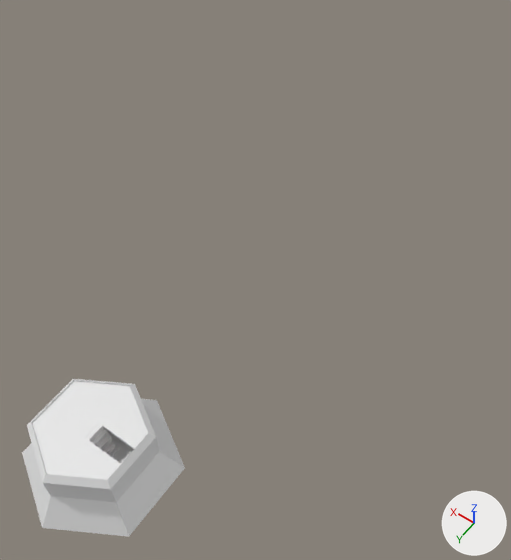
Before and after pictures for a commit that changed the FBX model Assets/Meshes/game level 1.fbx.
Rendered twice from a camera (50 mm lens) standing at (-5.39, 2.74, 11.91) and looking at (0.4, -5.36, -0.82). Lighting does not change. The marker at lower right points along +X, +Y and +Z. Where no turn or scale is listed for an object, it has been applied to the vertices.

In view in the first picture: 'Top-0', 'Top-1', 'Tower Outer Walls', 'Tower Outer Walls.001', 'Tower Stairs'.
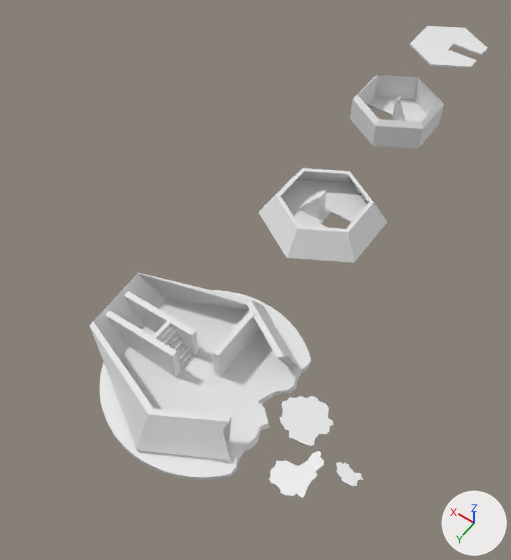
The change, as a list of edits to the scene's bpy script:
```text
Change ob_top_0:
    ob_top_0.location: (0.01, -0.03, -0.79) -> (0.01, -10.86, -1.48)
    ob_top_0.rotation_euler: (0.0, 0.0, 0.0) -> (0.0, 0.0, 3.142)  # degrees (0, 0, 0) -> degrees (0, 0, 180)
Change ob_tower_stairs_001:
    ob_tower_stairs_001.location: (-0.581, 0.0, 0.387) -> (-2.352, -8.012, -1.623)
    ob_tower_stairs_001.scale: (0.541, 0.685, 1.26) -> (1.14, 3.03, 1.79)
Change ob_tower_outer_walls:
    ob_tower_outer_walls.location: (0.01, -0.03, 0.27) -> (0.01, -10.86, 0.27)
Change ob_tower_stairs:
    ob_tower_stairs.location: (0.58, -0.03, -1.28) -> (0.67, -10.86, -1.28)
Change ob_tower_outer_walls_001:
    ob_tower_outer_walls_001.location: (0.01, -0.03, 0.27) -> (-0.02, -7.49, 0.27)
Change ob_top_1_001:
    ob_top_1_001.location: (0.01, -0.03, -2.03) -> (-0.02, -7.49, -2.03)
Change ob_top_1:
    ob_top_1.location: (0.01, -0.03, -1.46) -> (0.01, -10.86, -1.46)
Add ob_top_0_001:
    ob_top_0_001 = bpy.data.objects.new('Top-0.001', me_cylinder_010)  # 32 vertices, 24 faces; spans x -0.88..0.88, y -1.01..1.01, z 1.71..1.76
    ob_top_0_001.location = (0.01, -13.61, -0.81)
Add ob_tower_stairs_003:
    ob_tower_stairs_003 = bpy.data.objects.new('Tower Stairs.003', me_cylinder_008)  # 40 vertices, 30 faces; spans x 1.062..1.543, y -0.149..0.16, z 1.543..2.23
    ob_tower_stairs_003.location = (-1.03, -7.49, -1.83)
Add ob_cylinder_003:
    ob_cylinder_003 = bpy.data.objects.new('Cylinder.003', me_cylinder_016)  # 72 vertices, 38 faces; spans x -0.277..0.299, y -0.129..0.264, z -0.428..0.097
    ob_cylinder_003.location = (-3.69, -2.74, -1.04)
Add ob_top_1_003:
    ob_top_1_003 = bpy.data.objects.new('Top-1.003', me_cylinder_012)  # 32 vertices, 24 faces; spans x -1.27..1.27, y -1.47..1.47, z 1.71..1.76
    ob_top_1_003.location = (0.01, -7.49, -2.05)
Add ob_tower_stairs_002:
    ob_tower_stairs_002 = bpy.data.objects.new('Tower Stairs.002', me_cylinder_007)  # 40 vertices, 30 faces; spans x -0.899..-0.618, y -0.093..0.087, z 1.543..2.23
    ob_tower_stairs_002.location = (0.67, -10.86, -1.28)
Add ob_tower_stairs_004:
    ob_tower_stairs_004 = bpy.data.objects.new('Tower Stairs.004', me_cylinder_009)  # 80 vertices, 76 faces; spans x 1.065..1.586, y -0.145..0.149, z 1.548..2.234
    ob_tower_stairs_004.location = (-1.03, -7.49, -1.83)
Add ob_cube:
    ob_cube = bpy.data.objects.new('Cube', me_cube)  # 24 vertices, 18 faces; spans x -1.49..1.2, y -1.75..0.65, z 0.03..0.92
    ob_cube.location = (1.15, -3.13, -1.24)
Add ob_tower_outer_walls_002:
    ob_tower_outer_walls_002 = bpy.data.objects.new('Tower Outer Walls.002', me_cylinder_017)  # 72 vertices, 62 faces; spans x -1.73..2.5, y -2.15..2.15, z -1.61..-0.63
    ob_tower_outer_walls_002.location = (-0.05, -2.89, 0.34)
Add ob_cylinder_001:
    ob_cylinder_001 = bpy.data.objects.new('Cylinder.001', me_cylinder_014)  # 72 vertices, 38 faces; spans x -0.546..0.593, y -0.591..0.49, z -0.793..0.179
    ob_cylinder_001.location = (-2.34, -3.22, -1.36)
Add ob_cylinder_002:
    ob_cylinder_002 = bpy.data.objects.new('Cylinder.002', me_cylinder_015)  # 72 vertices, 38 faces; spans x -0.285..0.593, y -0.535..0.497, z -0.492..0.342
    ob_cylinder_002.location = (-2.93, -2.24, -1.36)
Add ob_cylinder:
    ob_cylinder = bpy.data.objects.new('Cylinder', me_cylinder_013)  # 160 vertices, 82 faces; spans x -2.03..1.97, y 0.43..4.94, z -0.06..0.06
    ob_cylinder.location = (0.19, -5.6, -1.23)
Add ob_tower_stairs_005:
    ob_tower_stairs_005 = bpy.data.objects.new('Tower Stairs.005', me_cylinder_019)  # 40 vertices, 30 faces; spans x -1.89..-1.301, y -0.276..0.257, z 1.89..2.732
    ob_tower_stairs_005.location = (2.37, -2.85, -3.08)
```

Location of each change, [x1, y1, x2, y2] in pixels of the pictures (511 x 560 px):
'Cylinder', added: after [100, 290, 311, 480]
'Tower Outer Walls.001', moved: before [22, 399, 185, 537]; after [259, 168, 387, 263]
'Tower Outer Walls.002', added: after [90, 273, 299, 464]
'Tower Outer Walls', moved: before [27, 379, 160, 502]; after [350, 75, 444, 149]
'Top-0', moved, turned: before [32, 381, 148, 480]; after [367, 105, 393, 117]
'Cube', added: after [106, 291, 261, 378]
'Top-1.001', moved (not visible before): after [281, 179, 368, 228]
'Top-0.001', added: after [410, 26, 487, 68]
'Cylinder.001', added: after [280, 396, 334, 446]
'Cylinder.002', added: after [269, 451, 324, 498]
'Top-1', moved: before [104, 428, 134, 464]; after [368, 97, 428, 122]
'Tower Stairs.001', moved, rescaled (not visible before): after [152, 321, 194, 371]
'Tower Stairs', moved: before [86, 424, 119, 457]; after [396, 97, 405, 121]
'Cylinder.003', added: after [336, 462, 363, 486]
'Tower Stairs.003', added: after [301, 191, 327, 219]
'Tower Stairs.004', added: after [299, 190, 326, 210]
'Tower Stairs.002', added: after [392, 99, 400, 120]
'Top-1.003', added: after [259, 176, 351, 223]
